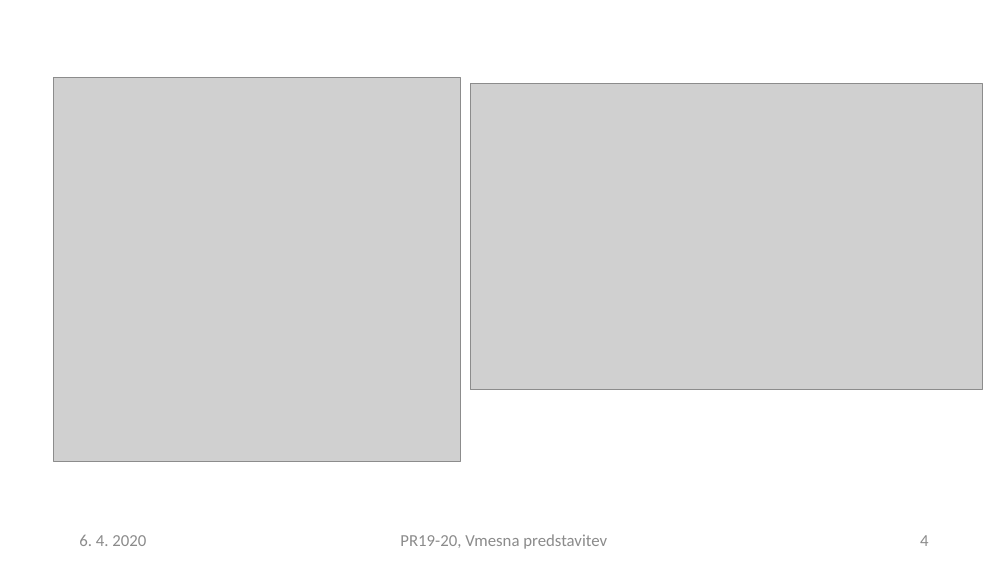
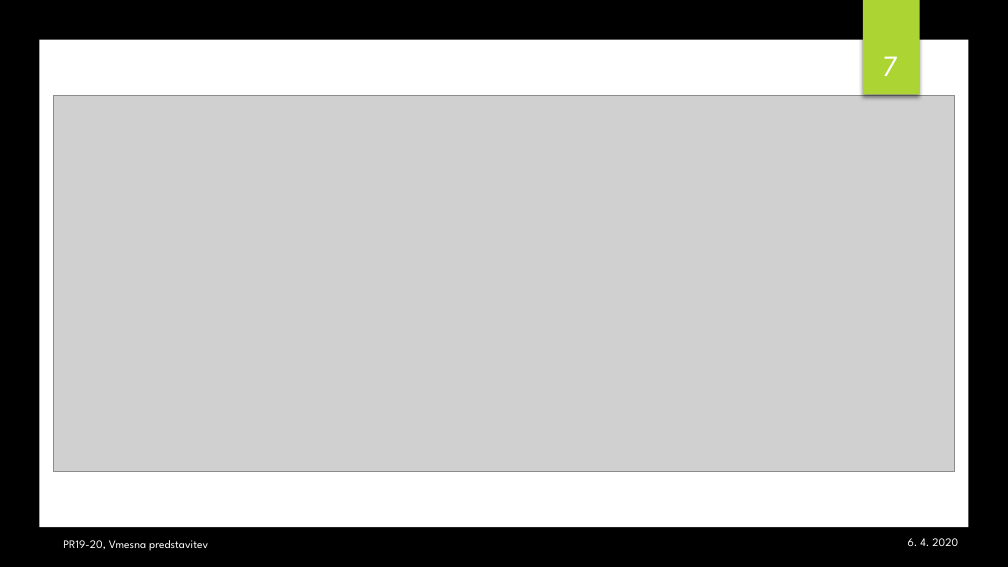
Before and after one commit to Nik-tech-cloud/PR22NGAMZ, a slide deck: slide 7 of PR2021-22_vmesna_5.pptx (slide 4 before the commit). Drawn at 1008x567 pixels with LibreOffice and Linux fonts; fonts in the diff are those of the drawing; grey boxes stand for pictures; background and template pictures are left out. Boxes give left, top, right and bottom in pixels: in the first picture for what was removed or moved away, otherwise in the second. Text is boxed around its words. In the diff, an @@ line names an element or a change of style, - is before the commit and + after.

```diff
--- a/PR2021-22_vmesna_5.pptx
+++ b/PR2021-22_vmesna_5.pptx
@@ background #FFFFFF to picture (left out) @@
@@ rectangle added at (863,0,919,95), fill #ACD433 @@
@@ rectangle added at (39,39,969,527), fill #FFFFFF @@
@@ page number added at (883,56,898,76), 21 pt, text #FFFFFF @@
+7
@@ picture removed at (53,78,461,461) @@
@@ picture removed at (470,84,982,390) @@
@@ picture added at (53,96,955,472) @@
@@ text "PR19-20, Vmesna predstavitev": place and size @@
-text "PR19-20, Vmesna predstavitev" at (400,534,607,549)
+text "PR19-20, Vmesna predstavitev" at (63,540,208,551)
@@ text "PR19-20, Vmesna predstavitev" at (63,540,208,551): size 12 to 8.2 pt, font Calibri to League Spartan, text colour #8C8C8C to #FFFFFF; alignment centre to left; line spacing 0.9 to 1; vertical alignment middle to bottom @@
@@ text "6. 4. 2020": place and size @@
-text "6. 4. 2020" at (79,535,146,546)
+text "6. 4. 2020" at (908,538,958,546)
@@ text "6. 4. 2020" at (908,538,958,546): size 12 to 8.2 pt, font Calibri to League Spartan, text colour #8C8C8C to #FFFFFF; alignment left to right; line spacing 0.9 to 1; vertical alignment middle to top @@
@@ page number removed at (920,535,928,546) @@
-4
```
Also in this commit, not shown: 3 other slides changed, 27 slides added, 26 other files.
